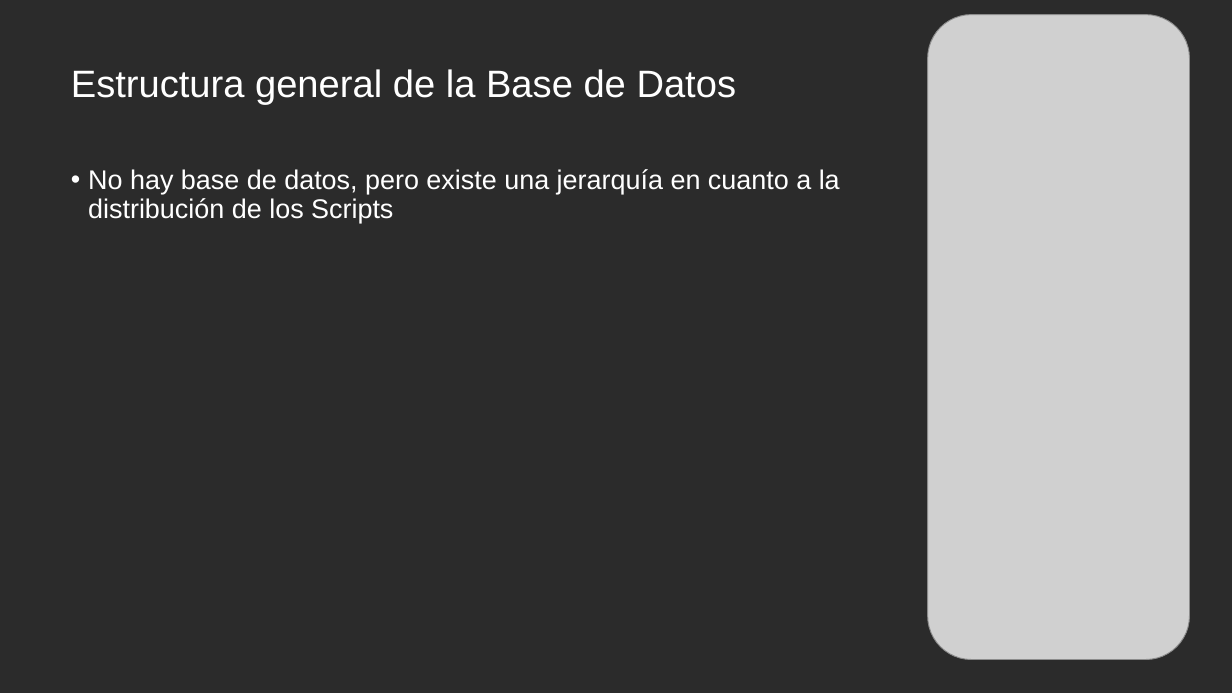
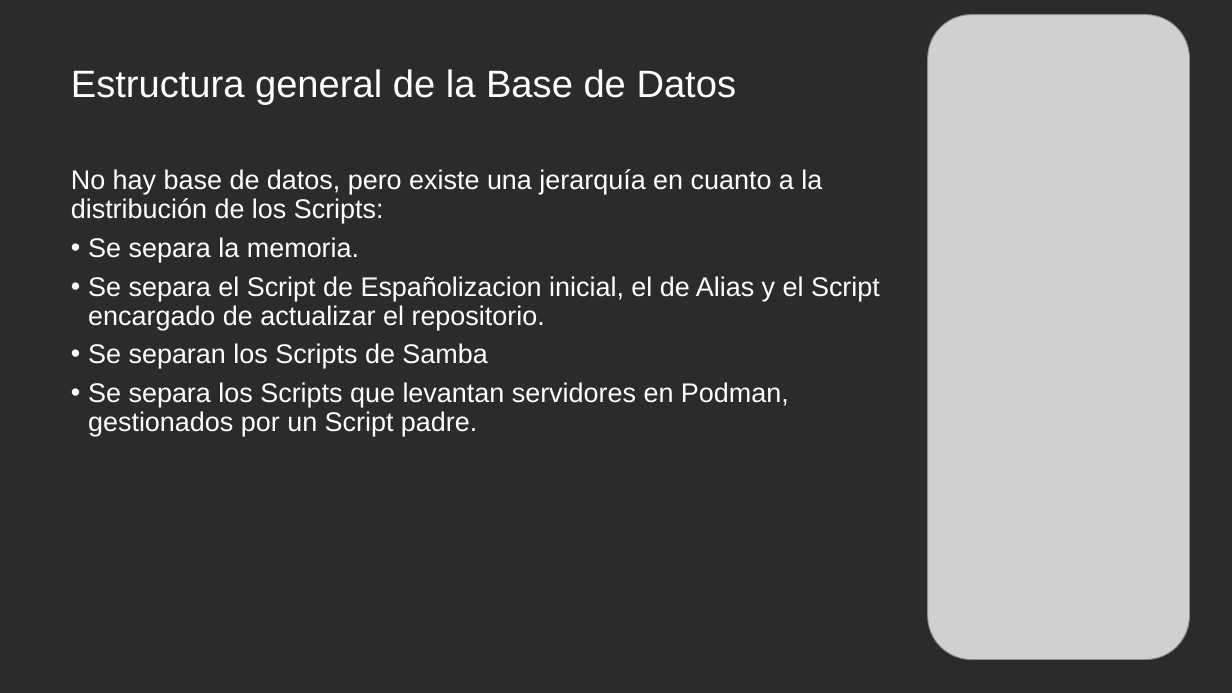
Before and after one commit to Neoarmadam/Proyecto_ASIR, a slide deck: slide 5 of Documentacion/Presentación_Neo_Armada.pptx. Drawn at 1232x693 pixels with LibreOffice and Linux fonts; fonts in the diff are those of the drawing; grey boxes stand for pictures; background and template pictures are left out; a plain dark background stands for a picture behind light text. Boxes give left, top, right and bottom in pixels: in the first picture for what was removed or moved away, otherwise in the second. Text is boxed around its words. In the diff, an @@ line names an element or a change of style, - is before the commit and + after.

```diff
--- a/Documentacion/Presentación_Neo_Armada.pptx
+++ b/Documentacion/Presentación_Neo_Armada.pptx
@@ text at (x1=71, y1=169, x2=880, y2=436): text changed @@
-• No hay base de datos, pero existe una jerarquía en cuanto a la distribución de los Scripts
+No hay base de datos, pero existe una jerarquía en cuanto a la distribución de los Scripts:
+• Se separa la memoria.
+• Se separa el Script de Españolizacion inicial, el de Alias y el Script encargado de actualizar el repositorio.
+• Se separan los Scripts de Samba
+• Se separa los Scripts que levantan servidores en Podman, gestionados por un Script padre.
```
Also in this commit, not shown: 3 other slides changed, 1 slide added, 1 slide removed.
